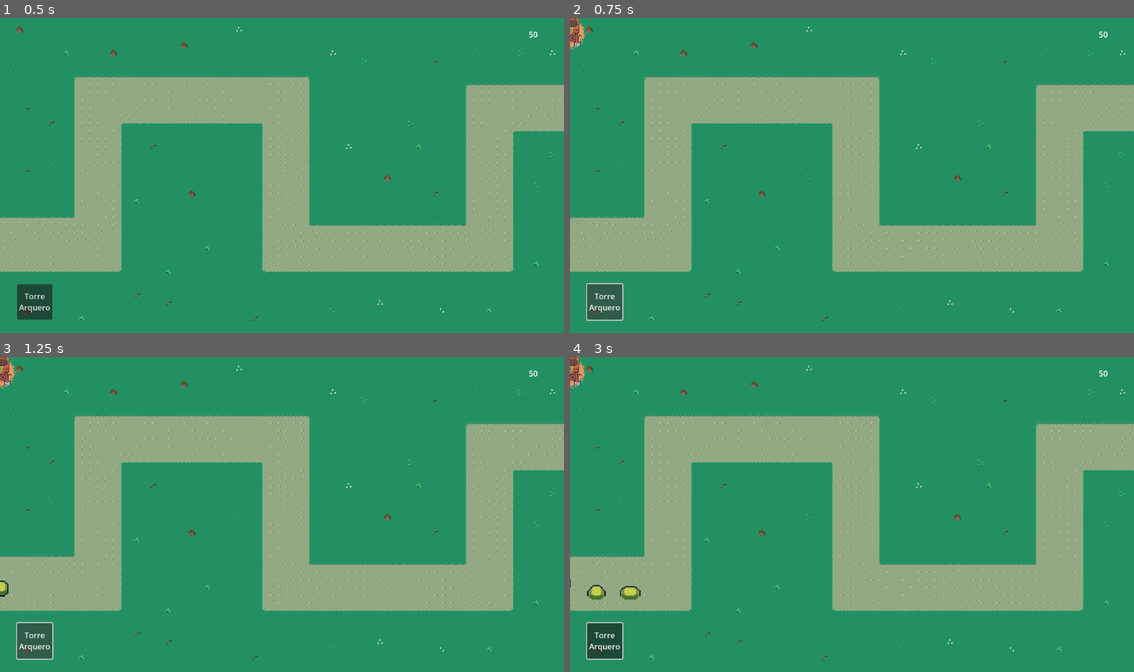
Above: before the commit, frames 1-4 (two rows, left to right).
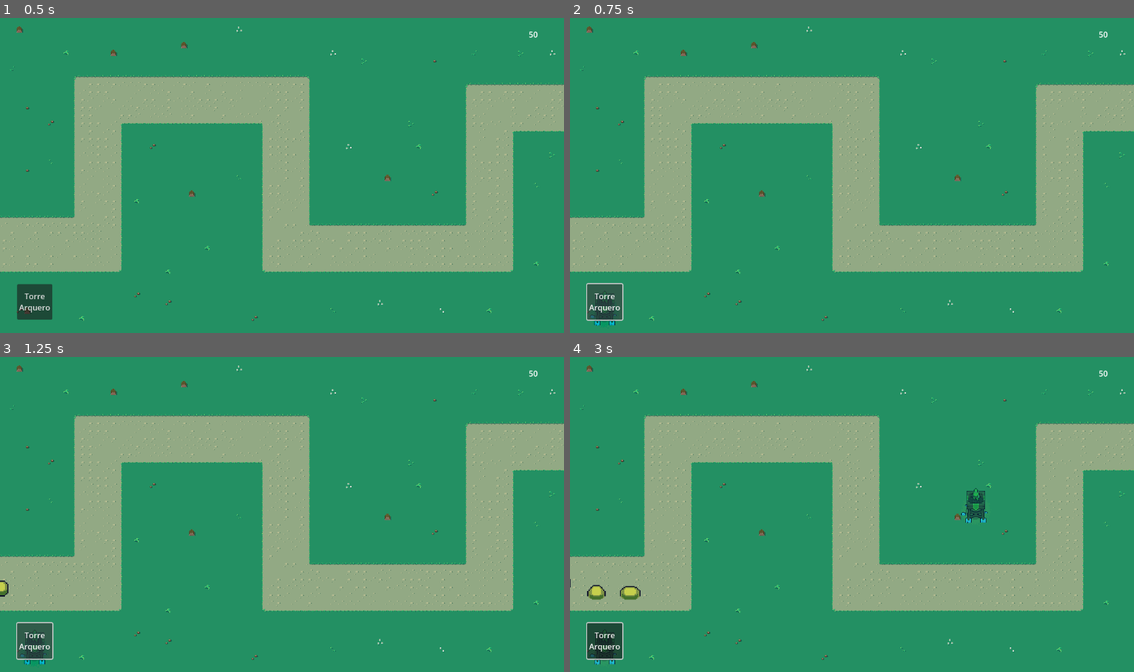
Above: after the commit, the same moments.

Repository: dariogliendo/td-topdown
Game: Godot game, scene res://scenes/game.tscn
Two runs of this game, one before a commit and one after it. Both use one fixed random seed, a clock stepped at 60 frames per second and the inputs below.
Inputs (mouse positions are in pixels of both pictures, inside the frame that each line leads up to):
- Up to frame 1 (0.5 s): no input
- Up to frame 2 (0.75 s): click "Torre Arquero" at 0.5 s
- Up to frame 3 (1.25 s): no input
- Up to frame 4 (3 s): click "Torre Arquero" at 1.25 s; click "Torre Arquero" at 2 s; move the mouse to (976, 498) at 2.77 s; click (976, 498) at 2.92 s

Frame 1 is identical in both runs. In frame 2, 0.4% of the frame differs, in the area x 0-9%, y 0-99%; in frame 3, 0.4%; in frame 4, 0.7%, in the area x 0-75%, y 0-98%.
Error before the commit: Attempt to call function 'play' in base 'null instance' on a null instance. (res://scripts/torre.gd:33)

Commit message:
avances torre - mef

Diff:
--- a/scripts/torre.gd
+++ b/scripts/torre.gd
@@ -1,5 +1,5 @@
 extends CharacterBody2D
-var estados = {
+var mef = {
 	"construyendo": {
 		"construir": "listo"
 	},
@@ -11,28 +11,79 @@
 	}
 }
 
-func iniciar():
+signal enemigo_en_rango()
+
+var g_utils = game_utils.new()
+
+func construyendo_enter():
+	g_utils.property_recursive($Modelo, [{"name": "modulate", "value": "#2effff"}])
+
+func construyendo_process():
+	self.position = get_global_mouse_position()
+	g_utils.property_recursive(self, [{"name": "position", "value": Vector2(0,0)}], true)
+
+func construyendo_event_handler(event):
+	if event is InputEventMouseButton:
+		if event.button_index == MOUSE_BUTTON_LEFT and event.pressed:
+			ejecutar("construir")
+
+func atacar():
+	ejecutar("atacar")
+
+func listo_enter():
 	for sprite in $Modelo.get_children():
-		sprite.modulate = "#2effff"
-func construir():
-	pass
-func atacar():
+		sprite.play("default")
+	enemigo_en_rango.connect(atacar)
+
+func listo_end():
+	enemigo_en_rango.disconnect(atacar)
+
+func construyendo_end():
+	g_utils.property_recursive($Modelo, [{"name": "modulate", "value": "#ffffff"}], true)
+
+func atacando_process():
 	pass
 
-var func_estados = {
-	"construyendo": iniciar,
-	"atacando": {
-		"no_atacar": "a"
-	},
-	"listo": {
-		"atacar": atacar
-	}
+var construyendo = {"enter": construyendo_enter, "process": construyendo_process, "end": construyendo_end, "event_handler": construyendo_event_handler}
+var listo = {"enter": listo_enter, "process": null, "end": listo_end, "event_handler": null}
+var atacando = {"enter": null, "process": atacando_process, "end": null, "event_handler": null}
+
+var estados = {
+	"construyendo": construyendo,
+	"listo": listo,
+	"atacando": atacando
 }
 
+var estado : String = "construyendo"
+
+func ejecutar(accion):
+	var estado_actual = estado;
+	if not mef[estado].has(accion):
+		return
+	var estado_siguiente = mef[estado][accion]
+	var fin_actual = estados[estado_actual]["end"]
+	var comienzo_nuevo = estados[estado_siguiente]["enter"]
+	if fin_actual != null:
+		await fin_actual.call()
+	if comienzo_nuevo != null:
+		await comienzo_nuevo.call()
+	estado = estado_siguiente
+
 func _ready():
-	$Torre.play("default")
-	$Arquero.play("default")
-	iniciar()
+	construyendo_enter()
+
+func _input(event):
+	var estado_actual = estados[estado]
+	if estado_actual["event_handler"] != null:
+		estado_actual["event_handler"].call(event)
 
 func _process(delta):
-	pass
+	var estado_actual = estado
+	var process_fn = estados[estado_actual]["process"]
+	if process_fn != null:
+		process_fn.call()
+
+
+func _on_rango_body_entered(body):
+	if body is Enemy:
+		enemigo_en_rango.emit()
--- a/torres/torre_arquero.tscn
+++ b/torres/torre_arquero.tscn
@@ -1,11 +1,47 @@
-[gd_scene load_steps=15 format=3 uid="uid://dfnwvh63vj7g0"]
+[gd_scene load_steps=16 format=3 uid="uid://dfnwvh63vj7g0"]
 
 [ext_resource type="Script" path="res://scripts/torre.gd" id="1_mwe82"]
 [ext_resource type="Texture2D" uid="uid://fn42eykjag71" path="res://assets/torre/2 Idle/3.png" id="1_yfsh7"]
 [ext_resource type="Texture2D" uid="uid://cd73gm8n6ntvs" path="res://assets/torre/3 Units/1/S_Idle.png" id="2_6gcr2"]
 
 [sub_resource type="RectangleShape2D" id="RectangleShape2D_juoxb"]
-size = Vector2(38, 35)
+size = Vector2(38, 27.5)
+
+[sub_resource type="AtlasTexture" id="AtlasTexture_5pyr7"]
+atlas = ExtResource("1_yfsh7")
+region = Rect2(0, 0, 70, 130)
+
+[sub_resource type="AtlasTexture" id="AtlasTexture_gpohk"]
+atlas = ExtResource("1_yfsh7")
+region = Rect2(70, 0, 70, 130)
+
+[sub_resource type="AtlasTexture" id="AtlasTexture_w337s"]
+atlas = ExtResource("1_yfsh7")
+region = Rect2(140, 0, 70, 130)
+
+[sub_resource type="AtlasTexture" id="AtlasTexture_7mylc"]
+atlas = ExtResource("1_yfsh7")
+region = Rect2(210, 0, 70, 130)
+
+[sub_resource type="SpriteFrames" id="SpriteFrames_1jr8r"]
+animations = [{
+"frames": [{
+"duration": 1.0,
+"texture": SubResource("AtlasTexture_5pyr7")
+}, {
+"duration": 1.0,
+"texture": SubResource("AtlasTexture_gpohk")
+}, {
+"duration": 1.0,
+"texture": SubResource("AtlasTexture_w337s")
+}, {
+"duration": 1.0,
+"texture": SubResource("AtlasTexture_7mylc")
+}],
+"loop": true,
+"name": &"default",
+"speed": 5.0
+}]
 
 [sub_resource type="AtlasTexture" id="AtlasTexture_8obu0"]
 atlas = ExtResource("2_6gcr2")
@@ -43,56 +79,37 @@
 "speed": 5.0
 }]
 
-[sub_resource type="AtlasTexture" id="AtlasTexture_5pyr7"]
-atlas = ExtResource("1_yfsh7")
-region = Rect2(0, 0, 70, 130)
-
-[sub_resource type="AtlasTexture" id="AtlasTexture_gpohk"]
-atlas = ExtResource("1_yfsh7")
-region = Rect2(70, 0, 70, 130)
-
-[sub_resource type="AtlasTexture" id="AtlasTexture_w337s"]
-atlas = ExtResource("1_yfsh7")
-region = Rect2(140, 0, 70, 130)
-
-[sub_resource type="AtlasTexture" id="AtlasTexture_7mylc"]
-atlas = ExtResource("1_yfsh7")
-region = Rect2(210, 0, 70, 130)
-
-[sub_resource type="SpriteFrames" id="SpriteFrames_1jr8r"]
-animations = [{
-"frames": [{
-"duration": 1.0,
-"texture": SubResource("AtlasTexture_5pyr7")
-}, {
-"duration": 1.0,
-"texture": SubResource("AtlasTexture_gpohk")
-}, {
-"duration": 1.0,
-"texture": SubResource("AtlasTexture_w337s")
-}, {
-"duration": 1.0,
-"texture": SubResource("AtlasTexture_7mylc")
-}],
-"loop": true,
-"name": &"default",
-"speed": 5.0
-}]
+[sub_resource type="CircleShape2D" id="CircleShape2D_5s6iw"]
+radius = 254.096
 
 [node name="Torre_Arquero" type="CharacterBody2D"]
 script = ExtResource("1_mwe82")
 
 [node name="CollisionShape2D" type="CollisionShape2D" parent="."]
-position = Vector2(-1, 36.5)
+position = Vector2(0, 0.25)
 shape = SubResource("RectangleShape2D_juoxb")
+metadata/_edit_lock_ = true
 
-[node name="Modelo" type="Node" parent="."]
-
-[node name="Arquero" type="AnimatedSprite2D" parent="Modelo"]
-position = Vector2(0, 4)
-sprite_frames = SubResource("SpriteFrames_ipjrc")
-frame_progress = 0.171199
+[node name="Modelo" type="Node2D" parent="."]
+metadata/_edit_lock_ = true
 
 [node name="Torre" type="AnimatedSprite2D" parent="Modelo"]
 sprite_frames = SubResource("SpriteFrames_1jr8r")
 frame_progress = 0.608614
+offset = Vector2(0, -11)
+metadata/_edit_lock_ = true
+
+[node name="Arquero" type="AnimatedSprite2D" parent="Modelo"]
+sprite_frames = SubResource("SpriteFrames_ipjrc")
+frame_progress = 0.171199
+offset = Vector2(0, -5)
+metadata/_edit_lock_ = true
+
+[node name="Rango" type="Area2D" parent="."]
+metadata/_edit_lock_ = true
+
+[node name="Circulo_rango" type="CollisionShape2D" parent="Rango"]
+shape = SubResource("CircleShape2D_5s6iw")
+metadata/_edit_lock_ = true
+
+[connection signal="body_entered" from="Rango" to="." method="_on_rango_body_entered"]
--- /dev/null
+++ b/utils.gd
@@ -0,0 +1,10 @@
+class_name game_utils extends Node
+
+func property_recursive(node, props, only_children = false):
+	if not only_children:
+		for prop in props:
+			node.set(prop.name, prop.value)
+	var children = node.get_children();
+	if (len(children) > 0):
+		for child in children:
+			property_recursive(child, props, false)
Not shown, added: scenes/gam3951.tmp
Not shown, added: scenes/gam689E.tmp
